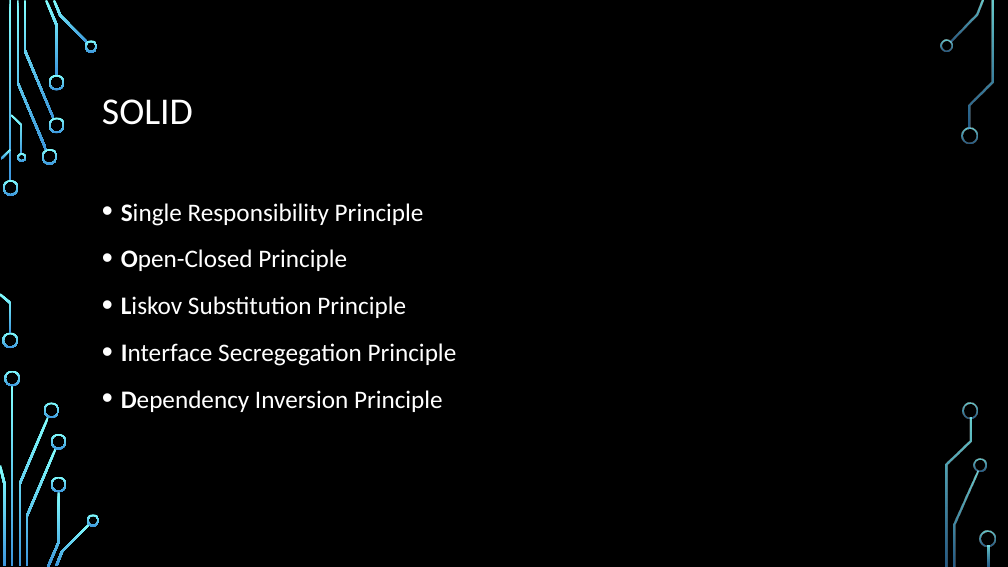
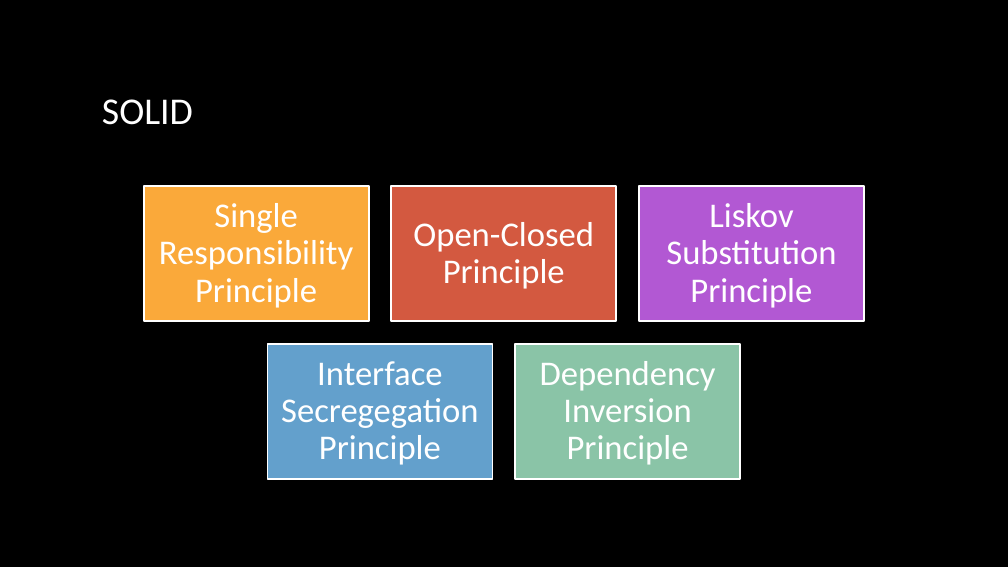
Before and after one commit to EoinRaff/Java_Demo, a slide deck: slide 16 of Github Workflow.pptx (slide 12 before the commit). Drawn at 1008x567 pixels with LibreOffice and Linux fonts; fonts in the diff are those of the drawing; background and template pictures are left out. Boxes give left, top, right and bottom in pixels: in the first picture for what was removed or moved away, otherwise in the second. Text is boxed around its words. In the diff, an @@ line names an element or a change of style, - is before the commit and + after.

```diff
--- a/Github Workflow.pptx
+++ b/Github Workflow.pptx
@@ rectangle added at (x1=0, y1=0, x2=1008, y2=567), fill #000000 @@
@@ text removed at (x1=121, y1=203, x2=457, y2=412) @@
-• Single Responsibility Principle
-• Open-Closed Principle
-• Liskov Substitution Principle
-• Interface Secregegation Principle
-• Dependency Inversion Principle
@@ group added at (x1=144, y1=186, x2=864, y2=479): 5 rectangles, 5 texts @@
+Single Responsibility Principle
+Open-Closed Principle
+Liskov Substitution Principle
+Interface Secregegation Principle
+Dependency Inversion Principle
@@ group removed at (x1=2, y1=39, x2=996, y2=566): 19 freeform shapes @@
```
Also in this commit, not shown: 10 other slides changed, 6 slides added.
